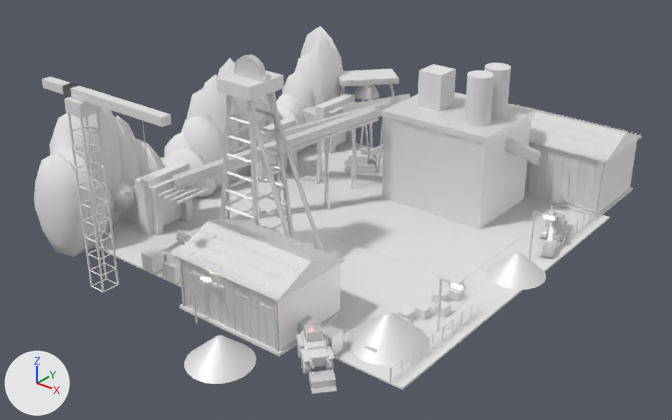
The FBX model Assets/Art/KayseriIsland/Models/Silver/Phase3/Mine_P3.fbx as it was, and as the next commit left it.
One viewpoint serves both versions: a 50 mm camera at (-31.8, -121.4, 93.1) aimed at (-124.8, -5.1, 21.0). Every picture has the same lights, and +X, +Y and +Z are marked at lower left. The first picture is the older version. Where no turn or scale is listed for an object, it has been applied to the vertices. Vertices at exactly the same position are counted once.

The first picture shows 'Mine.Adit0', 'Mine.Apron', 'Mine.Cliff', 'Mine.Clutter', 'Mine.Conv0', 'Mine.Crane', 'Mine.Crusher', 'Mine.Excav3', 'Mine.Headframe', 'Mine.Lamp1', 'Mine.Plant', 'Mine.Spoil0', 'Mine.Spoil1', 'Mine.Spoil3', 'Mine.Winder' and 15 more.
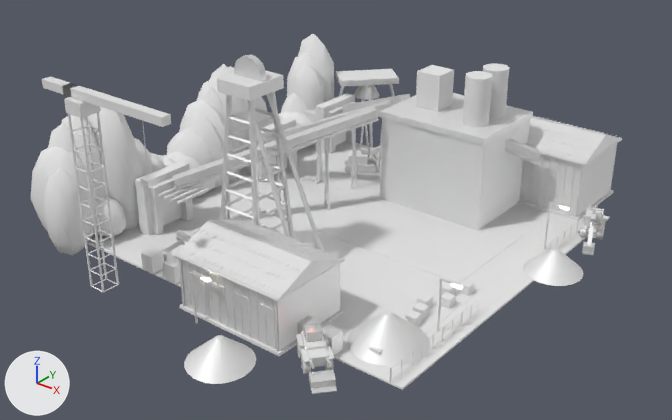
Boxes [x1, y1, x2, y2] around the edits, measured in the pictures (672 x 420 px):
'Mine.Cliff', reshaped
    before: [34, 26, 345, 257]
    after: [31, 34, 334, 255]
'Mine.Plant', moved
    before: [382, 63, 535, 229]
    after: [380, 63, 533, 230]
'Mine.Crusher', moved
    before: [508, 104, 642, 218]
    after: [518, 116, 622, 221]
'Mine.Spoil3', moved
    before: [486, 251, 546, 290]
    after: [523, 248, 584, 286]
'Mine.Excav3', moved
    before: [541, 205, 568, 257]
    after: [580, 204, 606, 255]
'Mine.Lamp1', moved
    before: [529, 211, 554, 259]
    after: [544, 202, 569, 249]

The edits, one by one:
me_mine_cliff_001 is used by ob_mine_cliff; location (0.0, 0.0, 15.0).
me_mine_cliff_001 had 2100 vertices, 4000 faces and spanned x -170.5..-154.1, y -39.9..39.6, z -3.7..25.0.
me_mine_cliff_001 now has 2100 vertices, 4000 faces and spans x -170.8..-153.9, y -40.0..39.8, z -3.3..24.0.
me_mine_cliff_001 part 1: 2093 of 2100 vertices moved; they spanned x -170.5..-154.1, y -39.9..39.6, z -3.7..25.0 and now span x -170.8..-153.9, y -40.0..39.8, z -3.3..24.0; mean shift (-0.4, 0.0, -0.3); largest move (-161.9, -11.5, 3.2) -> (-166.6, -11.5, 0.5).
Object 'Mine.Spoil3' (ob_mine_spoil3) moves from (-93.3, 3.8, 15.3) to (-89.0, 8.8, 15.3).
Object 'Mine.Crusher' (ob_mine_crusher) moves from (-104.0, 40.3, 15.3) to (-106.5, 36.6, 15.3).
Object 'Mine.Excav3' (ob_mine_excav3) moves from (-95.1, 21.2, 15.3) to (-89.9, 26.2, 15.3).
Object 'Mine.Plant' (ob_mine_plant) moves from (4.5, 4.5, 15.0) to (4.5, 3.9, 15.0).
Object 'Mine.Lamp1' (ob_mine_lamp1) moves from (-94.0, 9.9, 15.3) to (-93.7, 14.9, 15.3).
